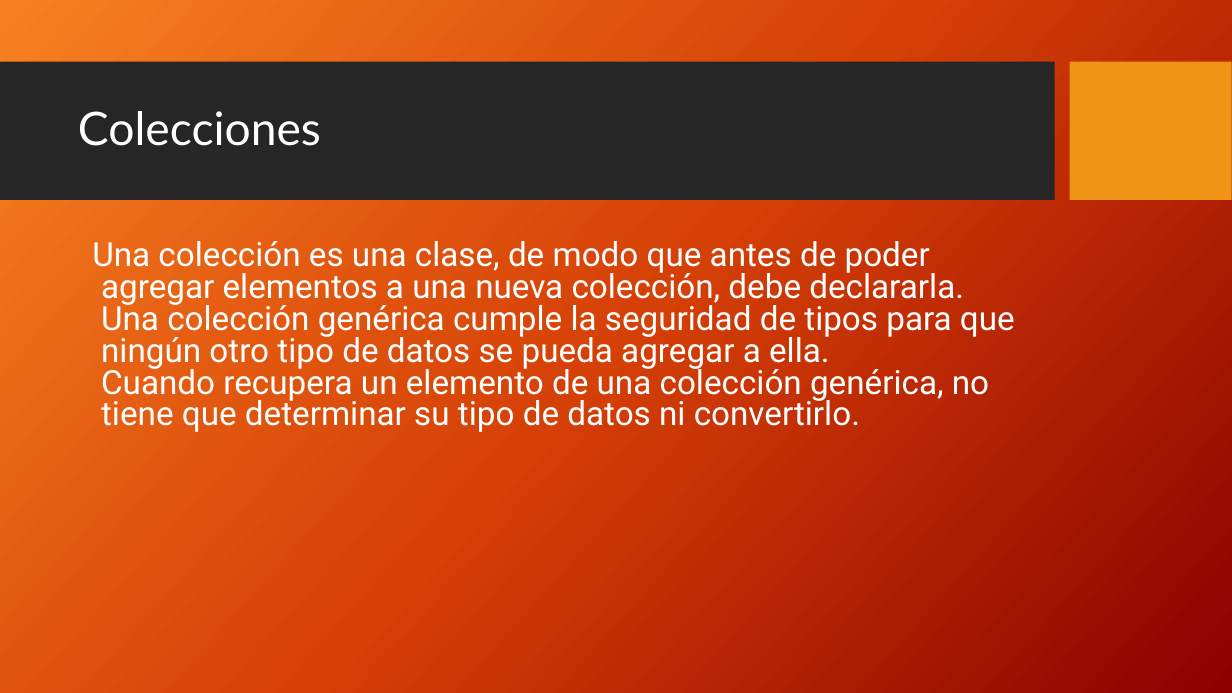
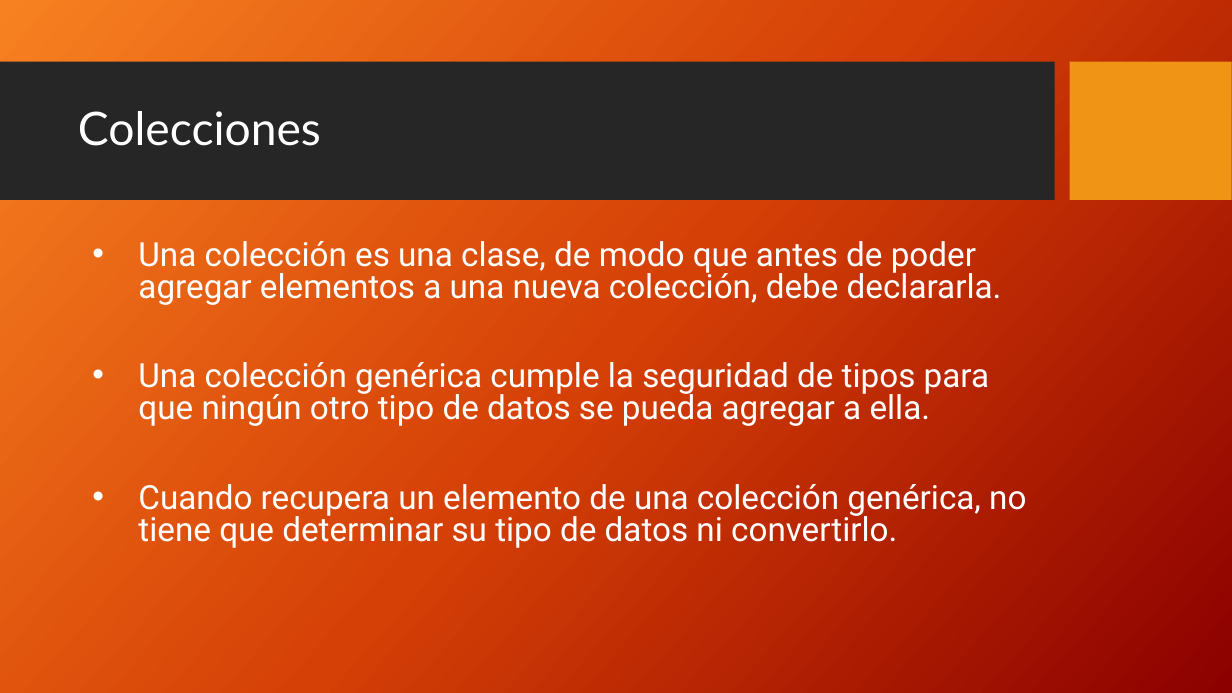
Before and after one commit to FedeDavila1984/utn_prog_y_lab_II, a slide deck: slide 3 of PPTs/ProgramacionII_Clase_07-2018.pptx. Drawn at 1232x693 pixels with LibreOffice and Linux fonts; fonts in the diff are those of the drawing; background and template pictures are left out. Boxes give left, top, right and bottom in pixels: in the first picture for what was removed or moved away, otherwise in the second. Text is boxed around its words. In the diff, an @@ line names an element or a change of style, - is before the commit and + after.

Commit message:
Clase 11

```diff
--- a/PPTs/ProgramacionII_Clase_07-2018.pptx
+++ b/PPTs/ProgramacionII_Clase_07-2018.pptx
@@ text at (x1=138, y1=241, x2=1026, y2=548): text changed @@
-Una colección es una clase, de modo que antes de poder agregar elementos a una nueva colección, debe declararla.
-Una colección genérica cumple la seguridad de tipos para que ningún otro tipo de datos se pueda agregar a ella.
-Cuando recupera un elemento de una colección genérica, no tiene que determinar su tipo de datos ni convertirlo.
+• Una colección es una clase, de modo que antes de poder agregar elementos a una nueva colección, debe declararla.
+• Una colección genérica cumple la seguridad de tipos para que ningún otro tipo de datos se pueda agregar a ella.
+• Cuando recupera un elemento de una colección genérica, no tiene que determinar su tipo de datos ni convertirlo.
```
Also in this commit, not shown: 11 other slides changed, 5 other files.
